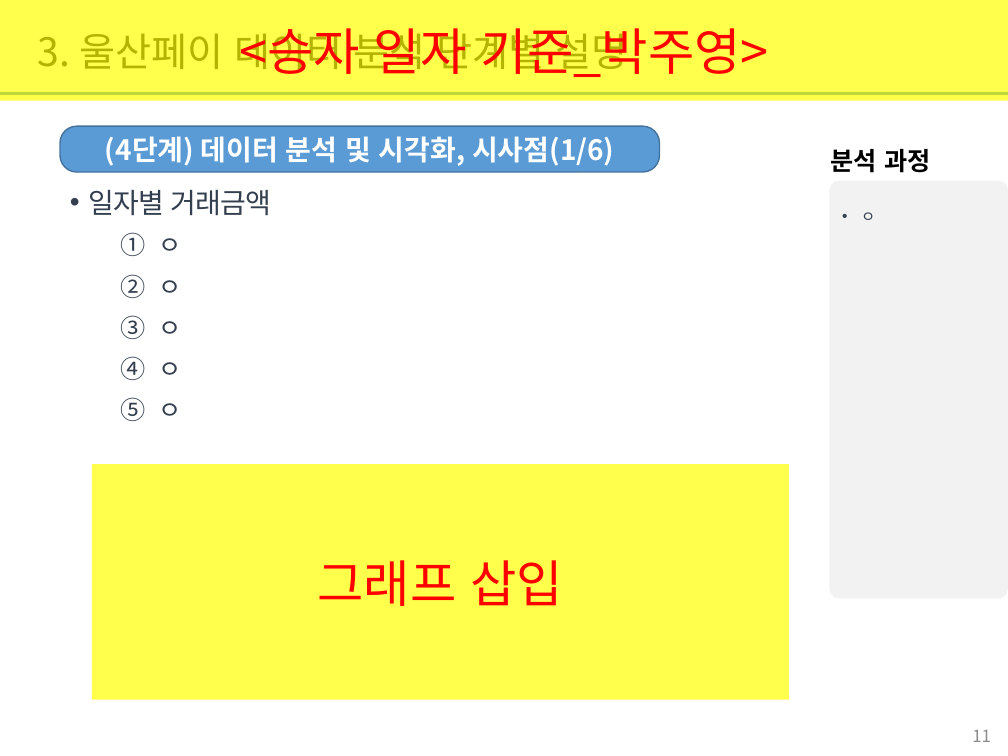
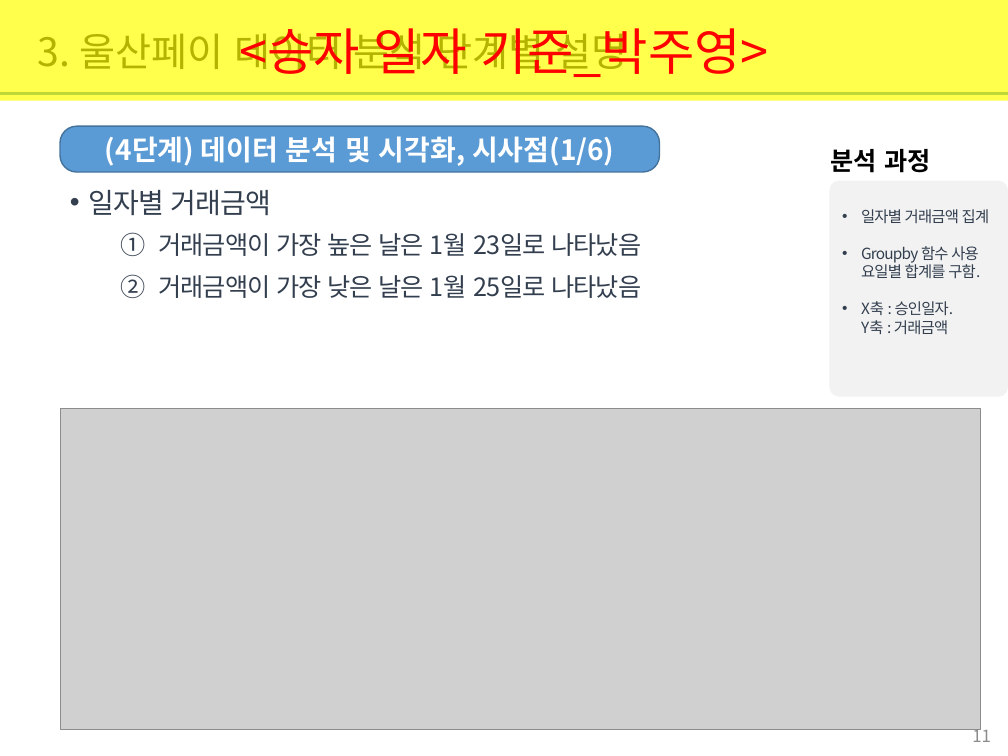
Before and after one commit to jamesjhk/Project_B, a slide deck: slide 11 of 빅데이터 기반 울산페이 사용 분석 보고서_ProjectB.pptx. Drawn at 1008x756 pixels with LibreOffice and Linux fonts; fonts in the diff are those of the drawing; grey boxes stand for pictures. Boxes give left, top, right and bottom in pixels: in the first picture for what was removed or moved away, otherwise in the second. Text is boxed around its words. In the diff, an @@ line names an element or a change of style, - is before the commit and + after.

```diff
--- a/빅데이터 기반 울산페이 사용 분석 보고서_ProjectB.pptx
+++ b/빅데이터 기반 울산페이 사용 분석 보고서_ProjectB.pptx
@@ rounded rectangle "일자별 거래금액 집계": place and size @@
-rounded rectangle "일자별 거래금액 집계" at box(830, 180, 1008, 599)
+rounded rectangle "일자별 거래금액 집계" at box(830, 180, 1008, 396)
@@ text in rounded rectangle at box(861, 209, 990, 334): text changed @@
-• ㅇ
+• 일자별 거래금액 집계
+• Groupby 함수 사용 요일별 합계를 구함.
+• X축 : 승인일자.
+  Y축 : 거래금액
@@ text at box(158, 233, 641, 298): text changed @@
-  1. ㅇ
-  2. ㅇ
-  3. ㅇ
-  4. ㅇ
-  5. ㅇ
+  1. 거래금액이 가장 높은 날은 1월 23일로 나타났음
+  2. 거래금액이 가장 낮은 날은 1월 25일로 나타났음
@@ picture added at box(60, 408, 981, 729) @@
@@ rectangle removed at box(92, 464, 789, 700) @@
-그래프 삽입
```
Also in this commit, not shown: 5 other slides changed.
